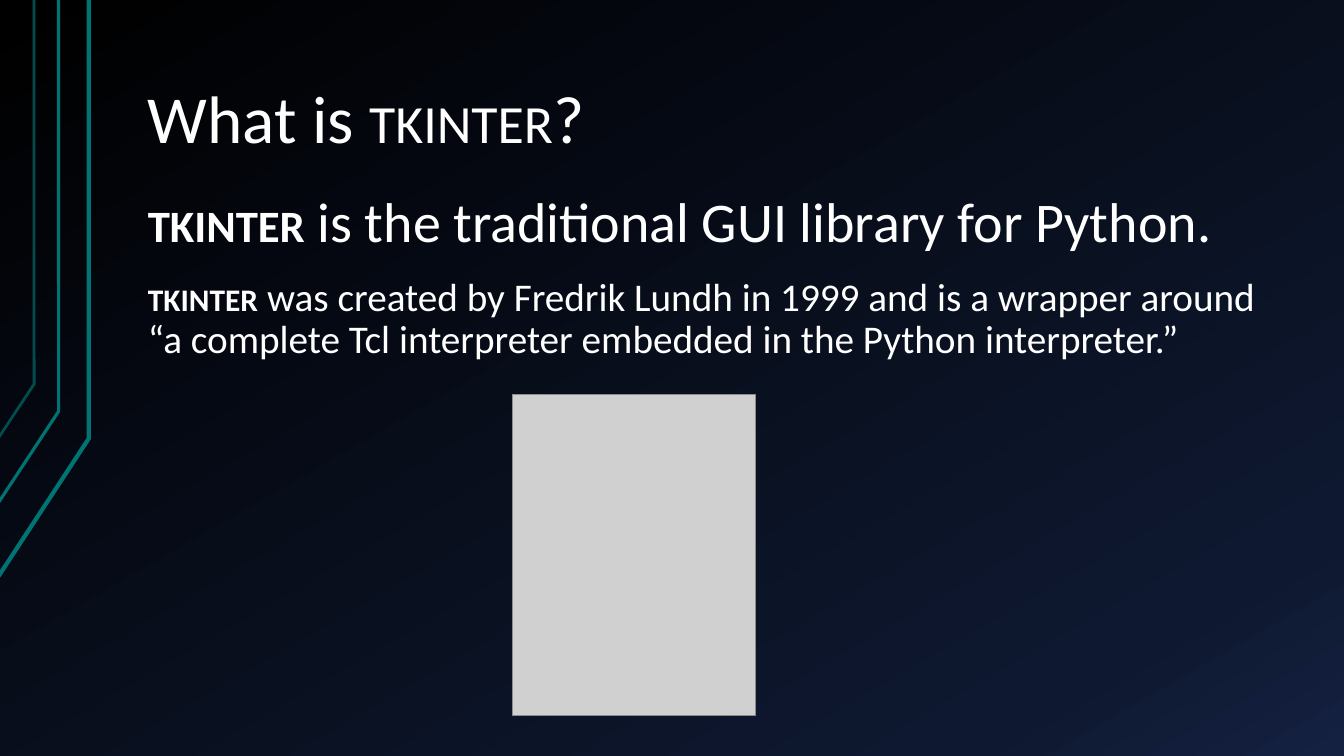
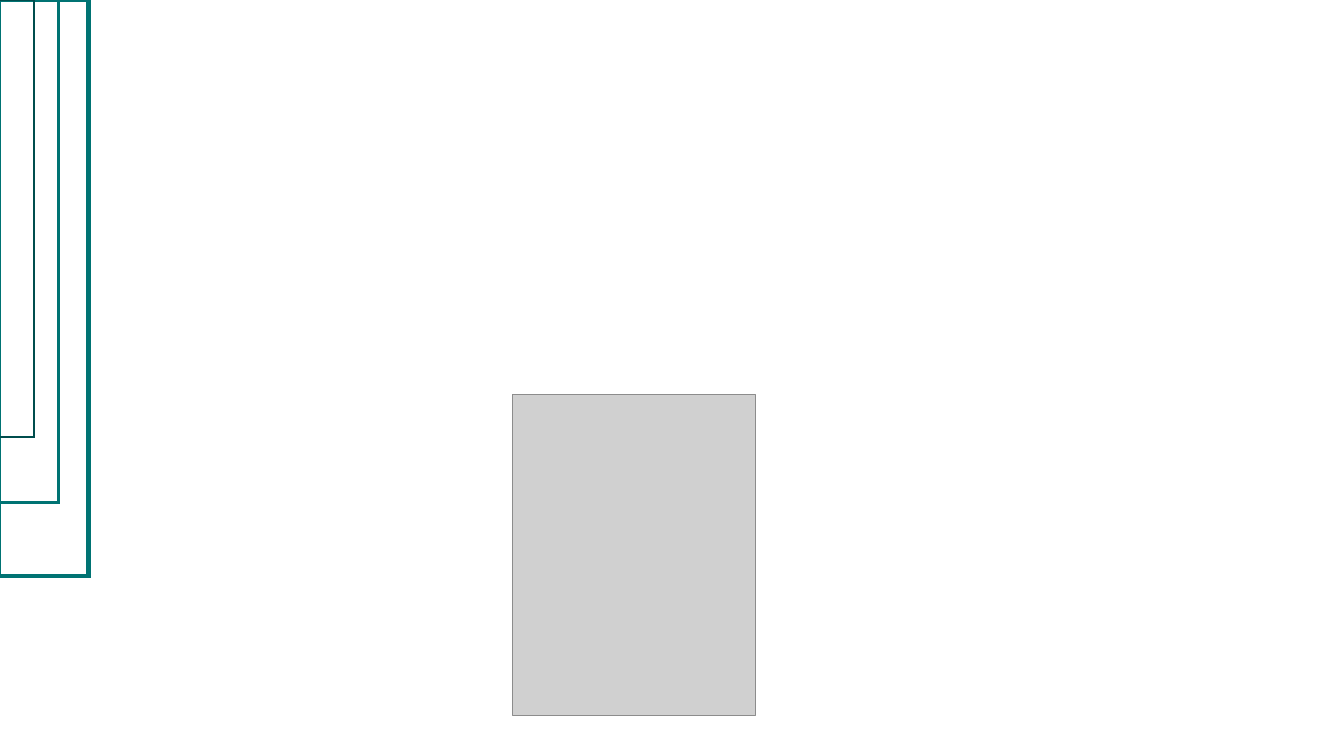
Before and after one commit to JordanJLopez/cs373-tkinter, a slide deck: slide 2 of tkinter for Python.pptx. Drawn at 1344x756 pixels with LibreOffice and Linux fonts; fonts in the diff are those of the drawing; grey boxes stand for pictures. Boxes give left, top, right and bottom in pixels: in the first picture for what was removed or moved away, otherwise in the second. Text is boxed around its words. In the diff, an @@ line names an element or a change of style, - is before the commit and + after.

```diff
--- a/tkinter for Python.pptx
+++ b/tkinter for Python.pptx
@@ background gradient #000000 to #0F1931 to #142242 to #FFFFFF @@
@@ freeform shape removed at (0, 0, 89, 577) @@
@@ freeform shape removed at (0, 0, 58, 503) @@
@@ freeform shape removed at (0, 0, 34, 438) @@
@@ rectangle added at (0, 0, 89, 576), outline #007373 3 pt @@
@@ rectangle added at (0, 0, 58, 503), outline #007373 2.24 pt @@
@@ rectangle added at (0, 0, 34, 438), outline #004D4D 2.01 pt @@
@@ title removed at (148, 96, 553, 144) @@
-What is tkinter?
@@ text removed at (148, 203, 1255, 360) @@
-tkinter is the traditional GUI library for Python.
-tkinter was created by Fredrik Lundh in 1999 and is a wrapper around “a complete Tcl interpreter embedded in the Python interpreter.”
```
Also in this commit, not shown: 7 other slides changed, 2 slides added, 2 other files.
